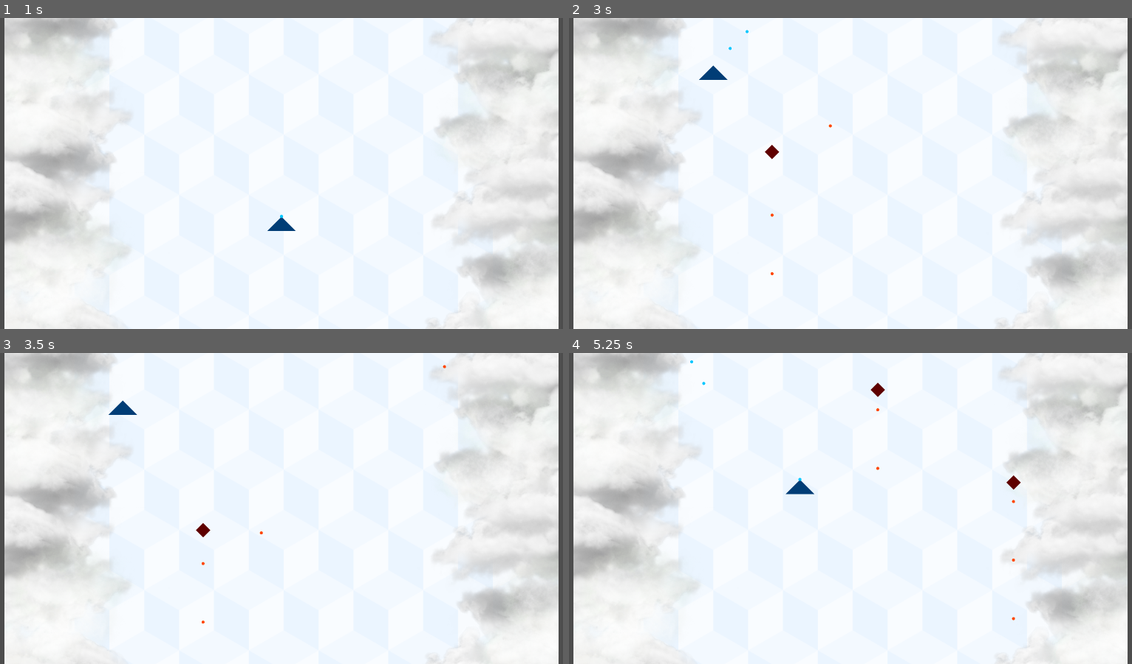
Above: before the commit, frames 1-4 (two rows, left to right).
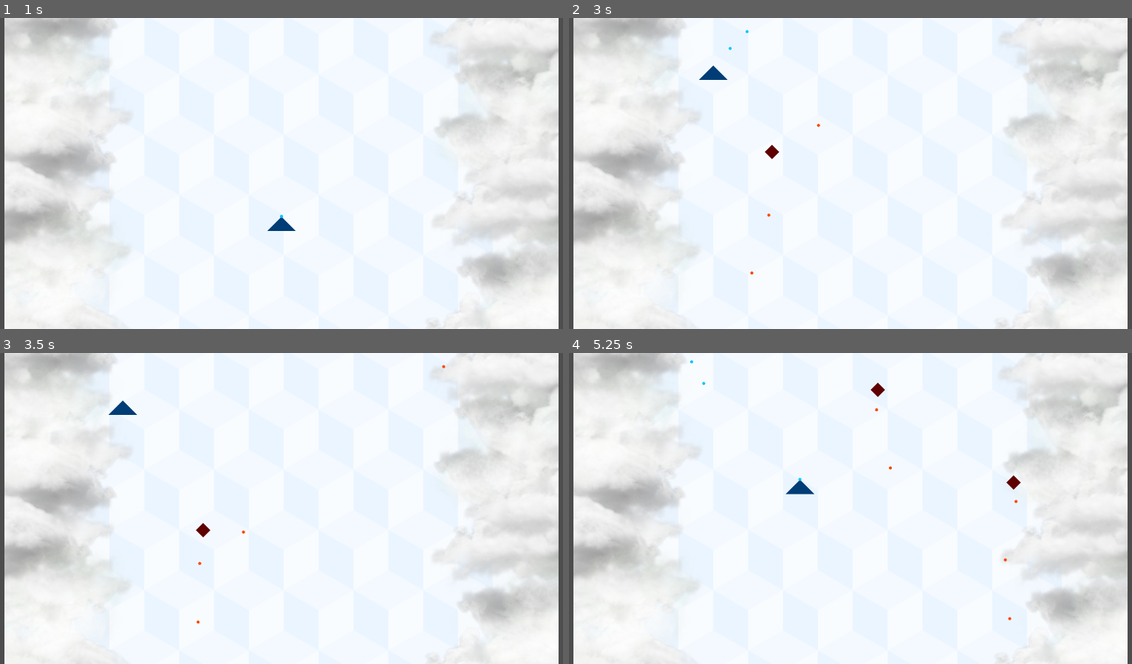
Above: after the commit, the same moments.

Repository: stanmkh/bullet-devil
Game: Godot game, scene res://scenes/main/main.tscn
Same seed, same stepped clock (60 frames per second), same inputs: the game is played once before the commit and once after it.
Inputs:
- Up to frame 1 (1 s): tap Enter at 0.5 s; hold Up (ui_up) from 0.53 s (still down); hold Space (attack) from 0.53 s (still down)
- Up to frame 2 (3 s): release Space (attack) at 1.28 s; tap Space (attack) at 1.35, 2.85 s; release Up (ui_up) at 2.03 s; hold Space (attack) 2.03-2.78 s; hold Left (ui_left) from 2.03 s (still down)
- Up to frame 3 (3.5 s): keep holding Left (ui_left)
- Up to frame 4 (5.25 s): release Left (ui_left) at 3.53 s; hold Down (ui_down) 3.53-4.28 s; hold Space (attack) 3.53-4.28 s; hold Right (ui_right) 4.28-5.03 s; tap Space (attack) at 4.35 s; hold Up (ui_up) from 5.03 s (still down); hold Space (attack) from 5.03 s (still down)

Frame 1 is identical in both runs. In frame 2, less than 0.1% of the frame differs, in the area x 32-47%, y 33-83%; in frame 3, less than 0.1%; in frame 4, less than 0.1%, in the area x 54-80%, y 17-87%.

Commit message:
Implement enemy firing in random directions

Diff:
--- a/entities/enemies/enemy.tscn
+++ b/entities/enemies/enemy.tscn
@@ -43,6 +43,7 @@
 [node name="RangeAttackComponent" parent="." node_paths=PackedStringArray("projectile_spawn_location") instance=ExtResource("7_gj3y3")]
 projectile_to_fire = ExtResource("8_56i32")
 projectile_spawn_location = NodePath("ProjectileSpawnLocation")
+spread_angle = 5.0
 
 [node name="ProjectileSpawnLocation" type="Node2D" parent="RangeAttackComponent"]
 position = Vector2(26, 0)
--- a/utility/components/range_attack_component.gd
+++ b/utility/components/range_attack_component.gd
@@ -4,14 +4,17 @@
 @export var fire_rate = 1000.0
 @export var projectile_to_fire: PackedScene
 @export var projectile_spawn_location: Node2D
+@export var spread_angle = 0.0
 
 var _last_fire_timestampt = 0.0
 var projectile_fired: Signal
 var parent: Node2D
+var spread_angle_rad
 
 func _ready() -> void:
 	parent = get_parent()
 	projectile_fired = parent.projectile_fired
+	spread_angle_rad = deg_to_rad(spread_angle)
 
 func _get_configuration_warnings() -> PackedStringArray:
 	var warnings:PackedStringArray = []
@@ -27,6 +30,7 @@
 
 func fire():
 	var projectile: Node2D = projectile_to_fire.instantiate()
-	projectile.rotation = parent.rotation
+	print(spread_angle_rad)
+	projectile.rotation = parent.rotation + randf_range(-spread_angle_rad, spread_angle_rad)
 	projectile.global_position = projectile_spawn_location.global_position
 	projectile_fired.emit(projectile)
